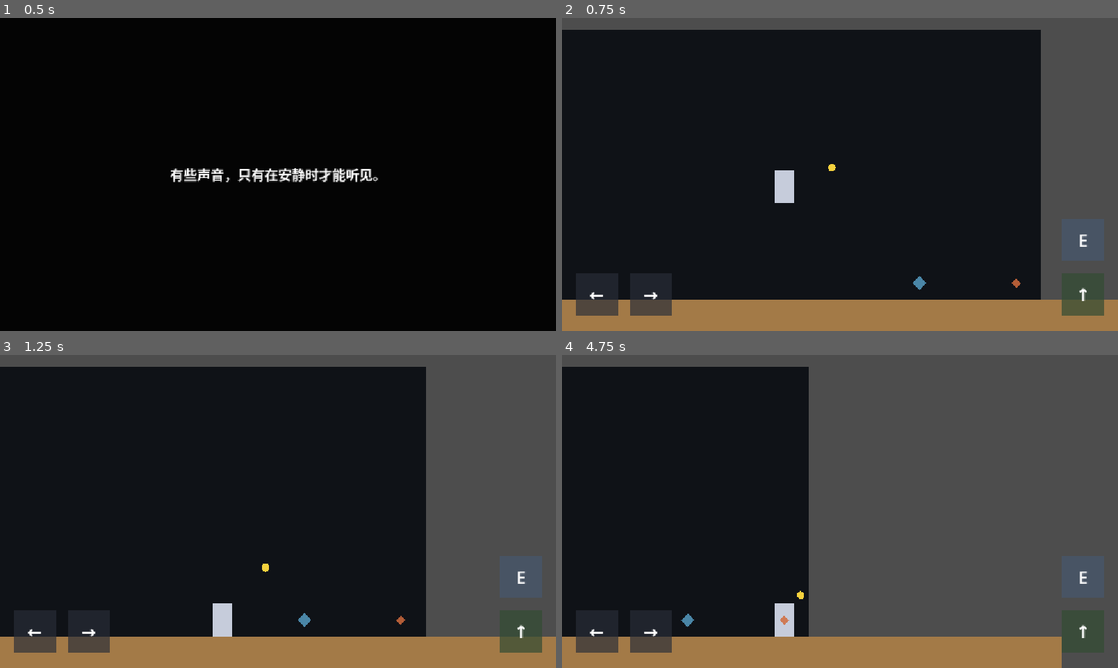
Above: before the commit, frames 1-4 (two rows, left to right).
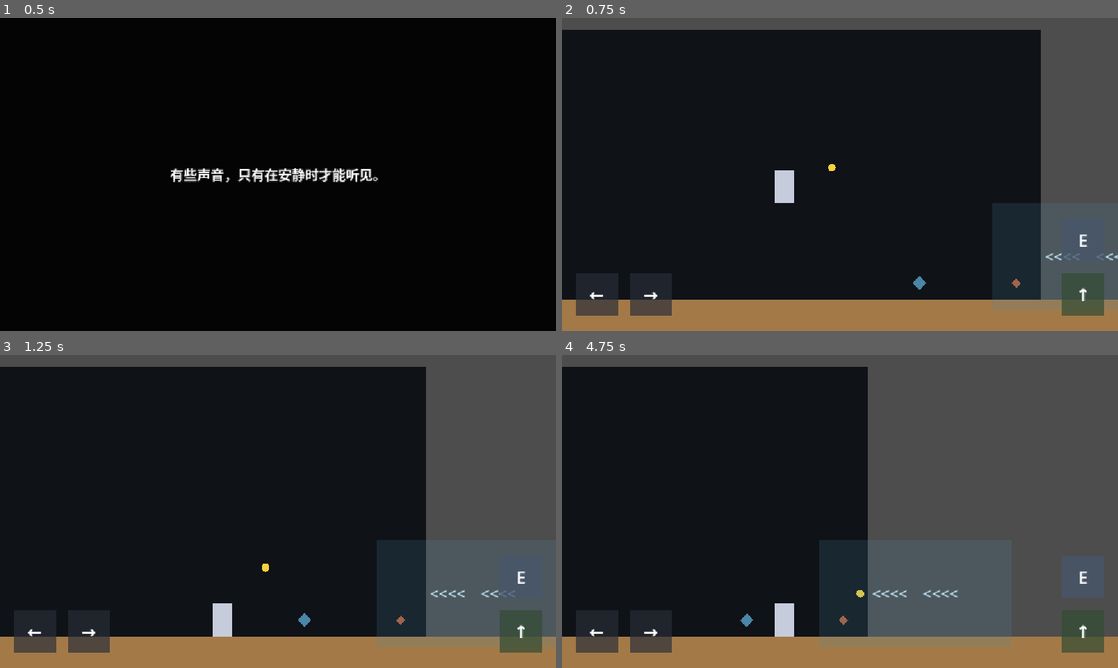
Above: after the commit, the same moments.

Repository: wenshuchuan0101-lab/A-Gift-for-the-land
Game: Godot game, scene res://Opening.tscn
Two runs of this game, one before a commit and one after it. Both use one fixed random seed, a clock stepped at 60 frames per second and the inputs below.
Inputs (mouse positions are in pixels of both pictures, inside the frame that each line leads up to):
- Up to frame 1 (0.5 s): no input
- Up to frame 2 (0.75 s): tap Enter at 0.5 s; move the mouse to (962, 158) at 0.52 s; hold D (move_right) from 0.53 s (still down); tap E (interact) at 0.6 s; click (962, 158) at 0.67 s
- Up to frame 3 (1.25 s): keep holding D (move_right); tap Space (jump) at 0.77 s
- Up to frame 4 (4.75 s): move the mouse to (728, 527) at 1.27 s; tap E (interact) every 0.75 s from 1.35 to 4.35 s; click (728, 527) at 1.42 s; tap Space (jump) at 1.52, 2.75, 3.02, 3.77, 4.52 s; move the mouse to (895, 442) at 2.02 s; release D (move_right) at 2.03 s; hold A (move_left) 2.03-2.78 s; click (895, 442) at 2.17 s; move the mouse to (812, 574) at 2.77 s; hold D (move_right) 2.78-4.28 s; click (812, 574) at 2.92 s; move the mouse to (1006, 558) at 3.52 s; click (1006, 558) at 3.67 s; move the mouse to (673, 464) at 4.27 s; hold A (move_left) from 4.28 s (still down); click (673, 464) at 4.42 s

Frame 1 is identical in both runs. In frame 2, 2.8% of the frame differs, in the area x 77-100%, y 59-90%; in frame 3, 2.9%; in frame 4, 10%, in the area x 21-100%, y 3-100%.

Commit message:
实现第一风区基础系统

Diff:
--- a/Demo_Level.tscn
+++ b/Demo_Level.tscn
@@ -1,8 +1,9 @@
-[gd_scene load_steps=7 format=3]
+[gd_scene load_steps=8 format=3]
 
 [ext_resource type="PackedScene" path="res://Player.tscn" id="1_player"]
 [ext_resource type="PackedScene" path="res://Seed.tscn" id="2_seed"]
 [ext_resource type="Script" path="res://map_point.gd" id="3_map_point"]
+[ext_resource type="PackedScene" path="res://WindZone.tscn" id="4_wind_zone"]
 
 [sub_resource type="RectangleShape2D" id="RectangleShape2D_ground"]
 size = Vector2(2200, 80)
@@ -76,6 +77,9 @@
 [node name="Visual" type="Polygon2D" parent="MapPoint"]
 polygon = PackedVector2Array(0, -14, 14, 0, 0, 14, -14, 0)
 color = Color(0.32, 0.58, 0.72, 0.9)
+
+[node name="WindZone" parent="." instance=ExtResource("4_wind_zone")]
+position = Vector2(1250, 470)
 
 [node name="MobileControls" type="CanvasLayer" parent="."]
 layer = 10
--- /dev/null
+++ b/WindZone.tscn
@@ -0,0 +1,33 @@
+[gd_scene load_steps=3 format=3]
+
+[ext_resource type="Script" path="res://wind_zone.gd" id="1_wind_zone"]
+
+[sub_resource type="RectangleShape2D" id="RectangleShape2D_wind_zone"]
+size = Vector2(400, 220)
+
+[node name="WindZone" type="Area2D"]
+collision_layer = 0
+collision_mask = 1
+monitoring = true
+script = ExtResource("1_wind_zone")
+wind_direction = Vector2(-1, 0)
+wind_force = 120.0
+
+[node name="CollisionShape2D" type="CollisionShape2D" parent="."]
+shape = SubResource("RectangleShape2D_wind_zone")
+
+[node name="Visual" type="Polygon2D" parent="."]
+polygon = PackedVector2Array(-200, -110, 200, -110, 200, 110, -200, 110)
+color = Color(0.28, 0.55, 0.68, 0.18)
+
+[node name="DirectionLabel" type="Label" parent="."]
+offset_left = -180.0
+offset_top = -30.0
+offset_right = 180.0
+offset_bottom = 30.0
+mouse_filter = 2
+theme_override_colors/font_color = Color(0.78, 0.92, 1, 0.92)
+theme_override_font_sizes/font_size = 32
+text = "<<<<    <<<<"
+horizontal_alignment = 1
+vertical_alignment = 1
--- a/player.gd
+++ b/player.gd
@@ -4,6 +4,7 @@
 @export var jump_velocity: float = -420.0
 
 var gravity: float = ProjectSettings.get_setting("physics/2d/default_gravity")
+var external_force := Vector2.ZERO
 
 
 func _physics_process(delta: float) -> void:
@@ -16,4 +17,10 @@
 	if not is_on_floor():
 		velocity.y += gravity * delta
 
+	velocity += external_force
 	move_and_slide()
+	external_force = Vector2.ZERO
+
+
+func add_external_force(force: Vector2) -> void:
+	external_force += force
--- /dev/null
+++ b/wind_zone.gd
@@ -0,0 +1,31 @@
+extends Area2D
+
+@export var wind_direction: Vector2 = Vector2.LEFT
+@export var wind_force: float = 120.0
+
+var player: CharacterBody2D
+var player_in_zone := false
+var wind_velocity := Vector2.ZERO
+
+
+func _ready() -> void:
+	wind_velocity = wind_direction.normalized() * wind_force
+	body_entered.connect(_on_body_entered)
+	body_exited.connect(_on_body_exited)
+
+
+func _physics_process(_delta: float) -> void:
+	if player_in_zone and player != null and player.is_physics_processing():
+		player.add_external_force(wind_velocity)
+
+
+func _on_body_entered(body: Node2D) -> void:
+	if body is CharacterBody2D and body.has_method("add_external_force"):
+		player = body
+		player_in_zone = true
+
+
+func _on_body_exited(body: Node2D) -> void:
+	if body == player:
+		player_in_zone = false
+		player = null
Not shown, added: wind_zone.gd.uid
Not shown, changed: ERROR_REPORT.md
Not shown, changed: REPORT.md
